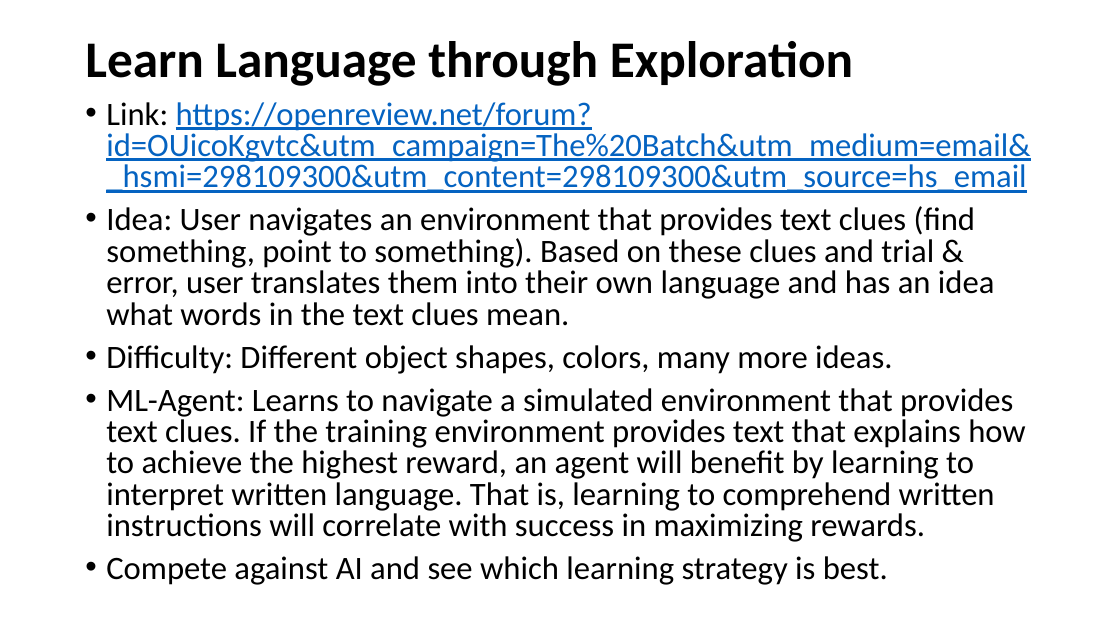
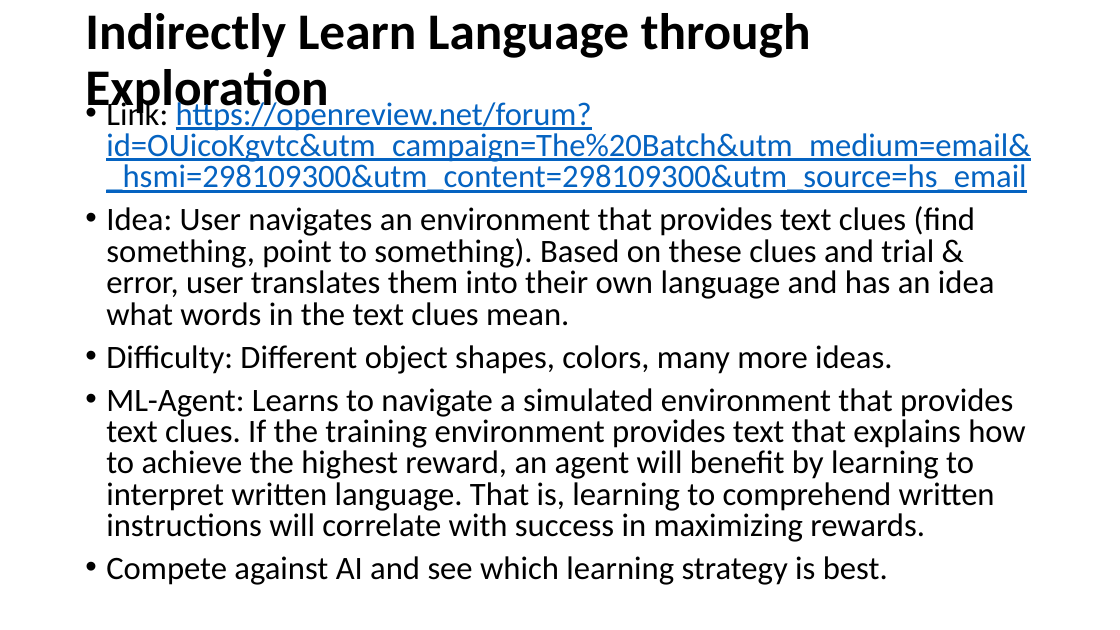
Before and after one commit to ztsv-av/xr_ml, a slide deck: slide 2 of vr_ideas.pptx (slide 5 before the commit). Drawn at 1120x630 pixels with LibreOffice and Linux fonts; fonts in the diff are those of the drawing. Boxes give left, top, right and bottom in pixels: in the first picture for what was removed or moved away, otherwise in the second. Text is boxed around its words. In the diff, an @@ line names an element or a change of style, - is before the commit and + after.

```diff
--- a/vr_ideas.pptx
+++ b/vr_ideas.pptx
@@ title at box(85, 13, 811, 117): text changed @@
-Learn Language through Exploration
+Indirectly Learn Language through Exploration
```
Also in this commit, not shown: 1 other slide changed.
